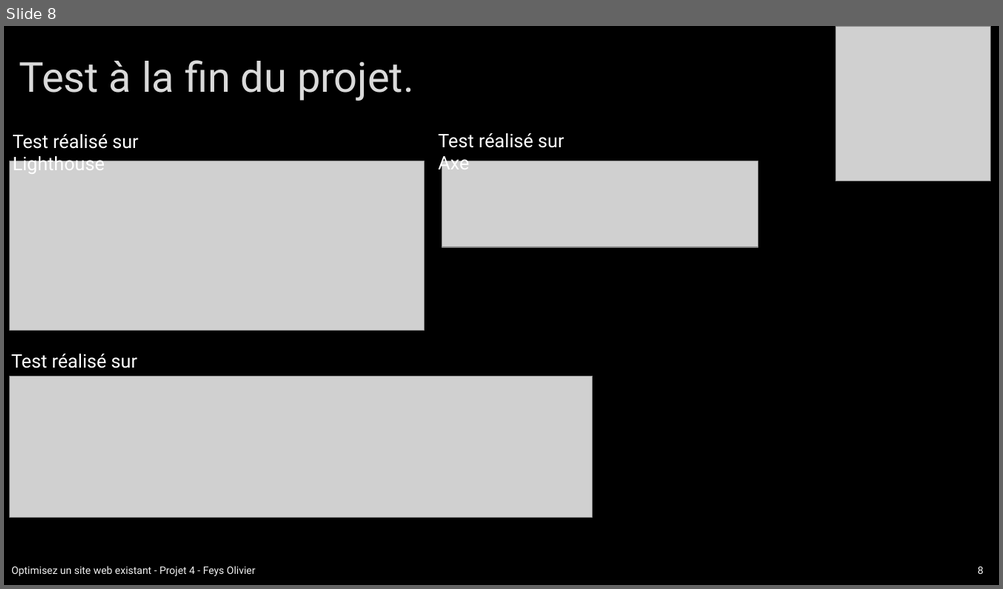
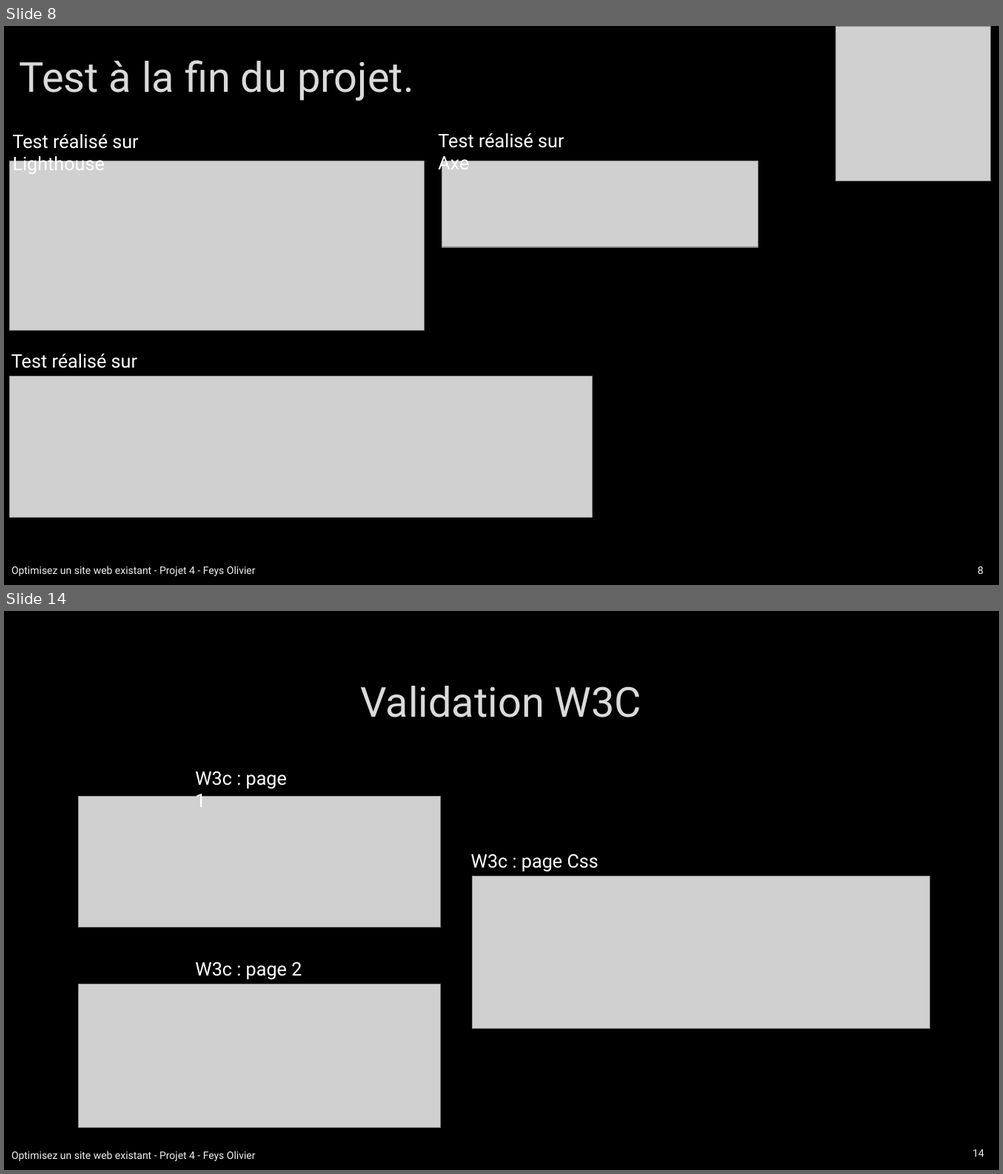
Before and after one commit to Olive59/Projet-4, a slide deck: p4-03-rapport.pptx. Shown one above the other, each under a label of ours: slide 8 before the commit, slides 8 and 14 after it; the slides between them are not shown. The pictures are 1003x589 and 1003x1174 pixels, drawn with LibreOffice and Linux fonts; fonts in the diff are those of the drawing; grey boxes stand for pictures; background and template pictures are left out. Boxes give left, top, right and bottom in pixels: in the first picture for what was removed or moved away, otherwise in the second. Text is boxed around its words. In the diff, an @@ line names an element or a change of style, - is before the commit and + after.

```diff
--- a/p4-03-rapport.pptx
+++ b/p4-03-rapport.pptx
@@ slide 14 added at (4, 611, 999, 1170), background picture (left out) @@
@@ title added at (360, 686, 641, 718), 40 pt, text #DADADA @@
+Validation W3C
@@ text added at (195, 772, 287, 807), 18 pt, text #FFFFFF @@
+W3c : page 1
@@ picture added at (79, 797, 441, 928) @@
@@ text added at (471, 854, 598, 872), 18 pt, text #FFFFFF @@
+W3c : page Css
@@ picture added at (472, 877, 930, 1029) @@
@@ text added at (195, 963, 301, 980), 18 pt, text #FFFFFF @@
+W3c : page 2
@@ picture added at (79, 985, 441, 1129) @@
@@ text added at (11, 1151, 256, 1162), 10 pt, text #F2F2F2 @@
+Optimisez un site web existant - Projet 4 - Feys Olivier
@@ page number added at (972, 1150, 984, 1157), 10 pt, text #F2F2F2 @@
+14
```
Also in this commit, not shown: 3 slides changed, 4 other slides added, 13 other files.
